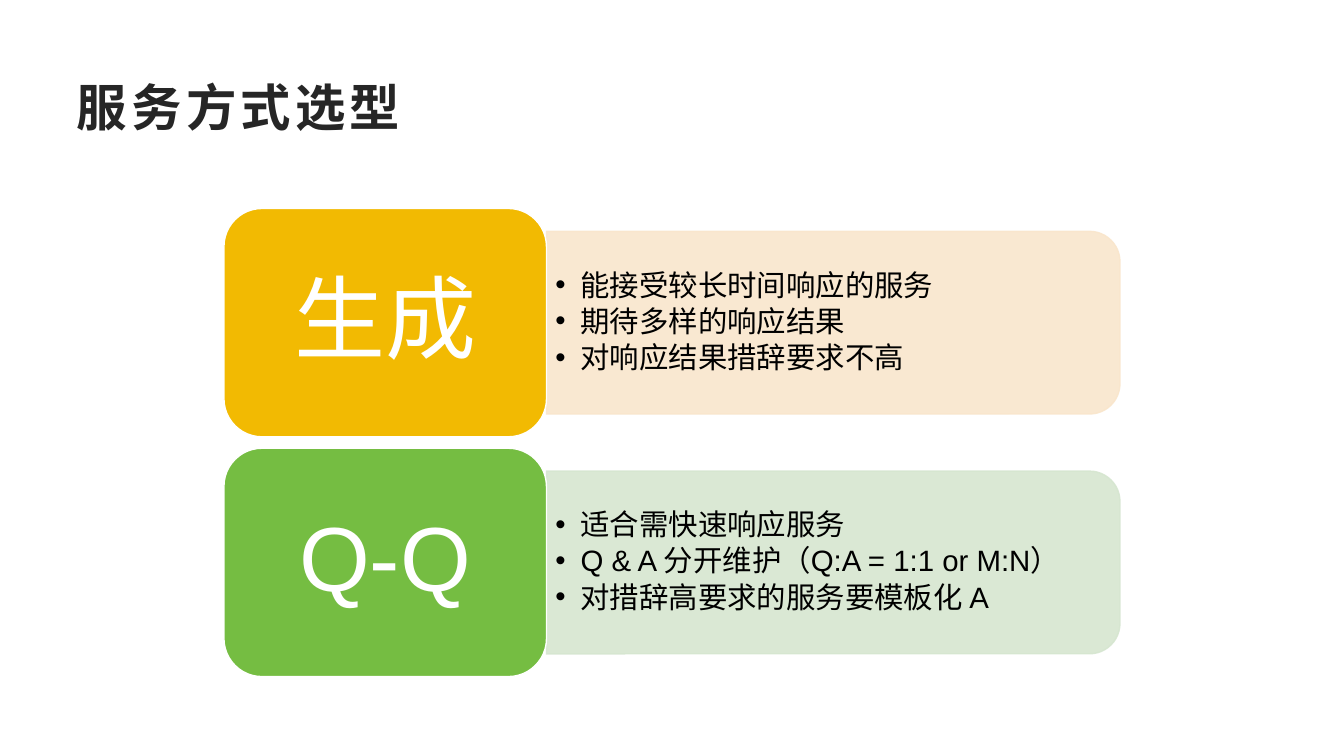
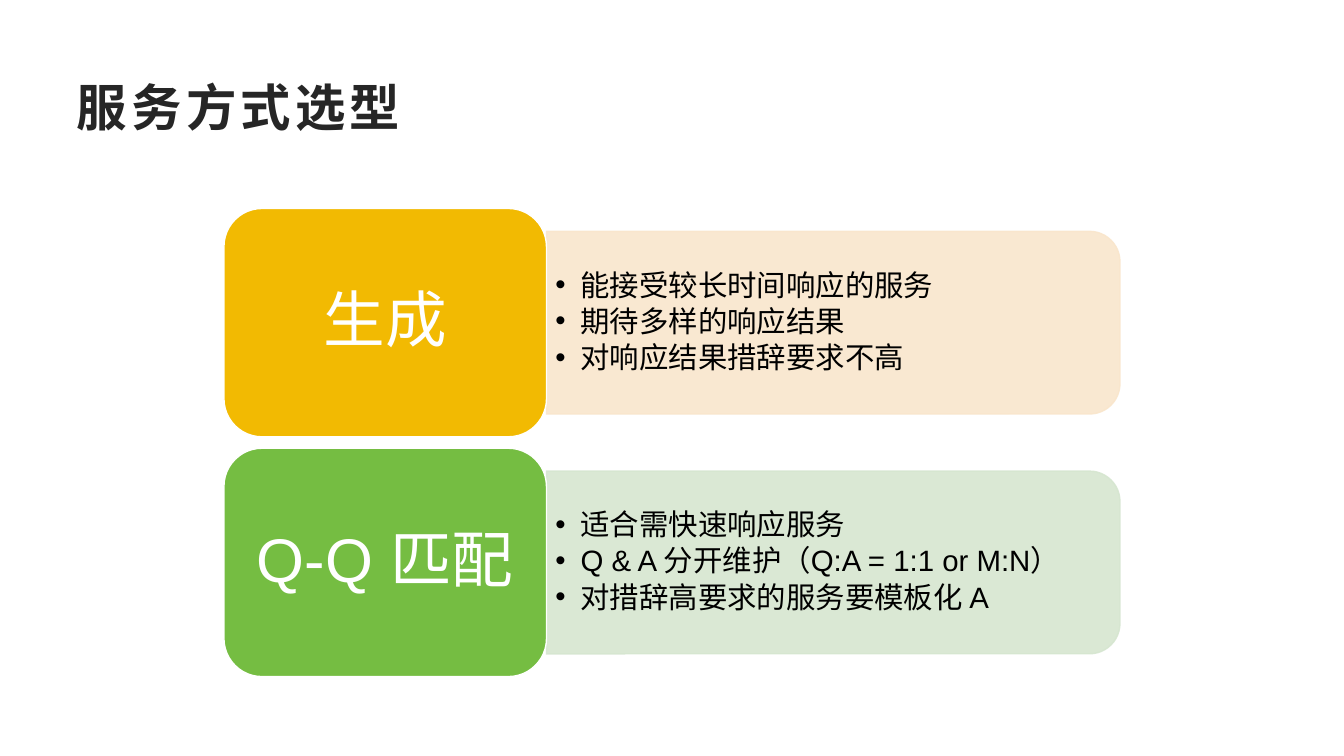
Before and after one commit to SakigamiYang/PyCon, a slide deck: slide 20 of PyCon2023/PyConChina2023-LLM+RAG企业落地-Ai兔兔.pptx. Drawn at 1344x756 pixels with LibreOffice and Linux fonts; fonts in the diff are those of the drawing; background and template pictures are left out. Boxes give left, top, right and bottom in pixels: in the first picture for what was removed or moved away, otherwise in the second. Text is boxed around its words. In the diff, an @@ line names an element or a change of style, - is before the commit and + after.

```diff
--- a/PyCon2023/PyConChina2023-LLM+RAG企业落地-Ai兔兔.pptx
+++ b/PyCon2023/PyConChina2023-LLM+RAG企业落地-Ai兔兔.pptx
@@ text "生成" at (x1=324, y1=290, x2=447, y2=347): size 65 to 44 pt; less space between paragraphs @@
@@ text at (x1=257, y1=532, x2=513, y2=594): text changed; size 65 to 44 pt @@
-Q-Q
+Q-Q 匹配
```
